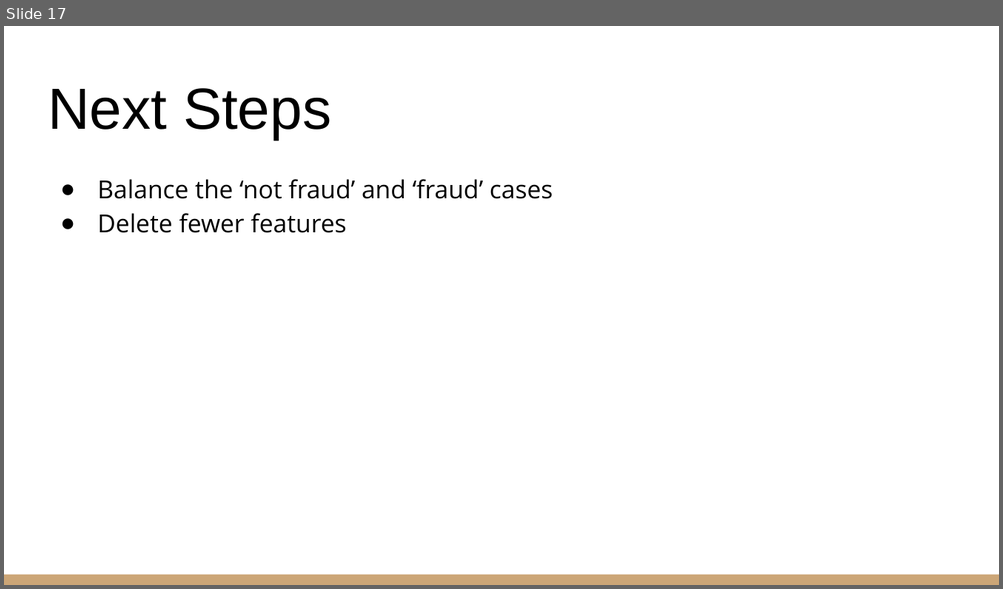
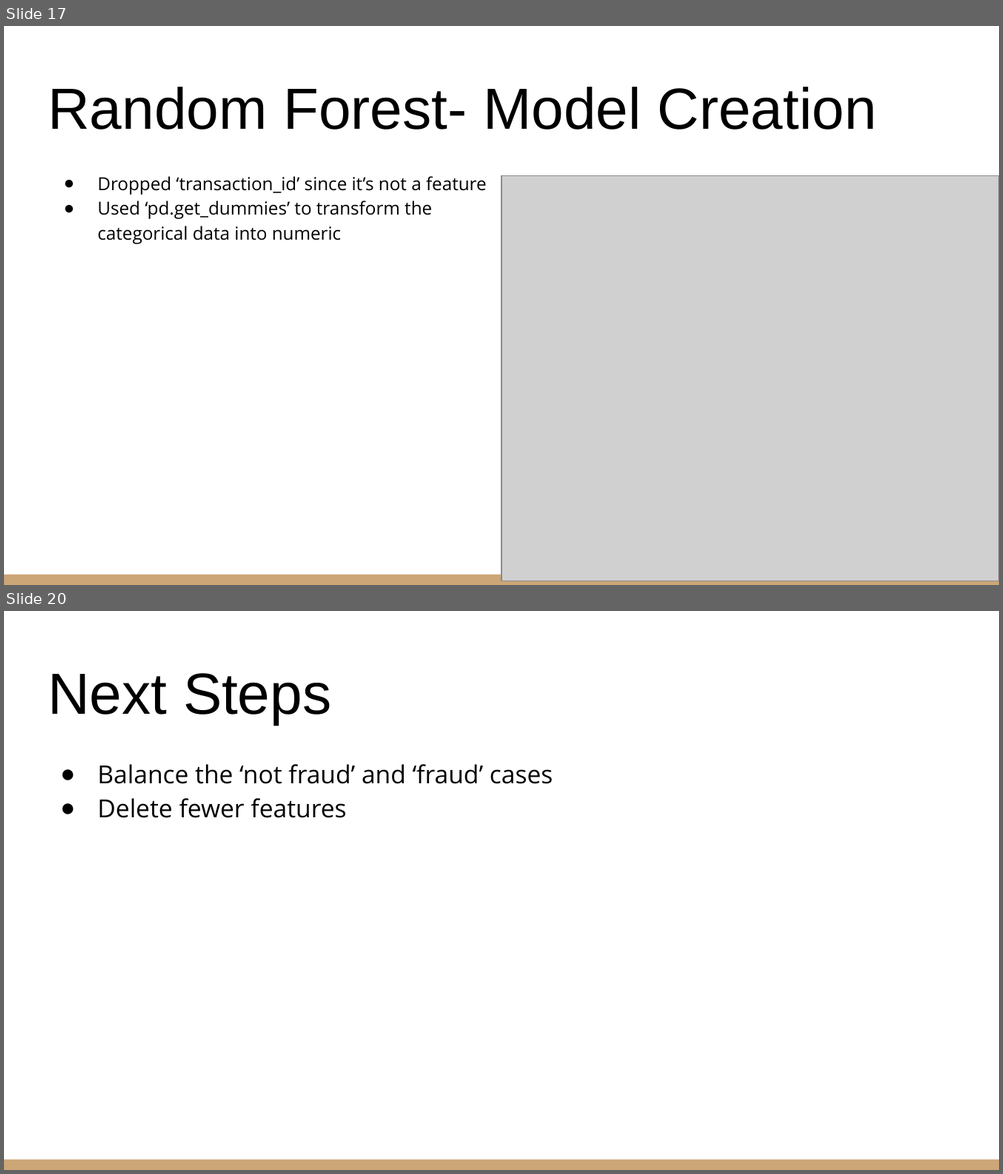
Before and after one commit to nicholaishaw/fraud-detection-project, a slide deck: powerpoint-presentation/Fraud Detection Project.pptx. Shown one above the other, each under a label of ours: slide 17 before the commit, slides 17 and 20 after it; the slides between them are not shown. The pictures are 1003x589 and 1003x1174 pixels, drawn with LibreOffice and Linux fonts; fonts in the diff are those of the drawing; grey boxes stand for pictures. Boxes give left, top, right and bottom in pixels: in the first picture for what was removed or moved away, otherwise in the second. Text is boxed around its words. In the diff, an @@ line names an element or a change of style, - is before the commit and + after.

```diff
--- a/powerpoint-presentation/Fraud Detection Project.pptx
+++ b/powerpoint-presentation/Fraud Detection Project.pptx
@@ slide 17 added at <box>4,26,999,585</box>, background #FFFFFF; not listed: 1 template element that a slide beside it also shows @@
@@ title added at <box>48,87,876,130</box>, 42 pt, text #000000 @@
+Random Forest- Model Creation
@@ text added at <box>97,176,486,244</box>, 13 pt, text #000000 @@
+● Dropped ‘transaction_id’ since it’s not a feature
+● Used ‘pd.get_dummies’ to transform the
+  categorical data into numeric
@@ picture added at <box>501,176,999,582</box> @@
@@ what was slide 17 is now slide 20 @@
```
Also in this commit, not shown: 8 slides changed, 3 other slides added, 1 slide removed.
